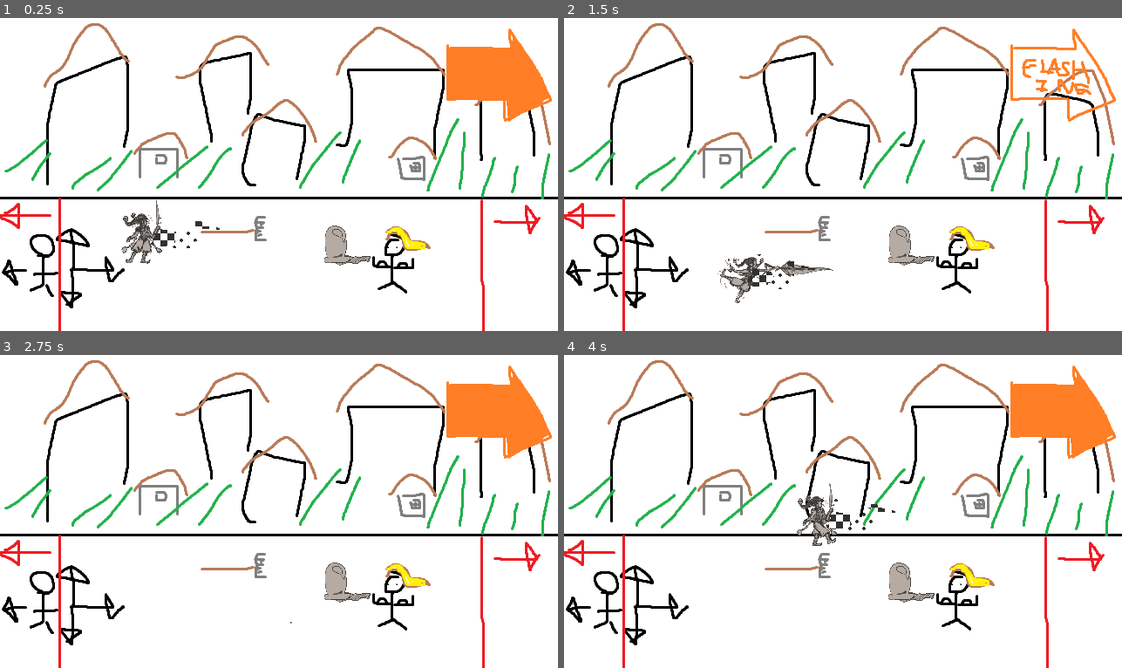
Above: before the commit, frames 1-4 (two rows, left to right).
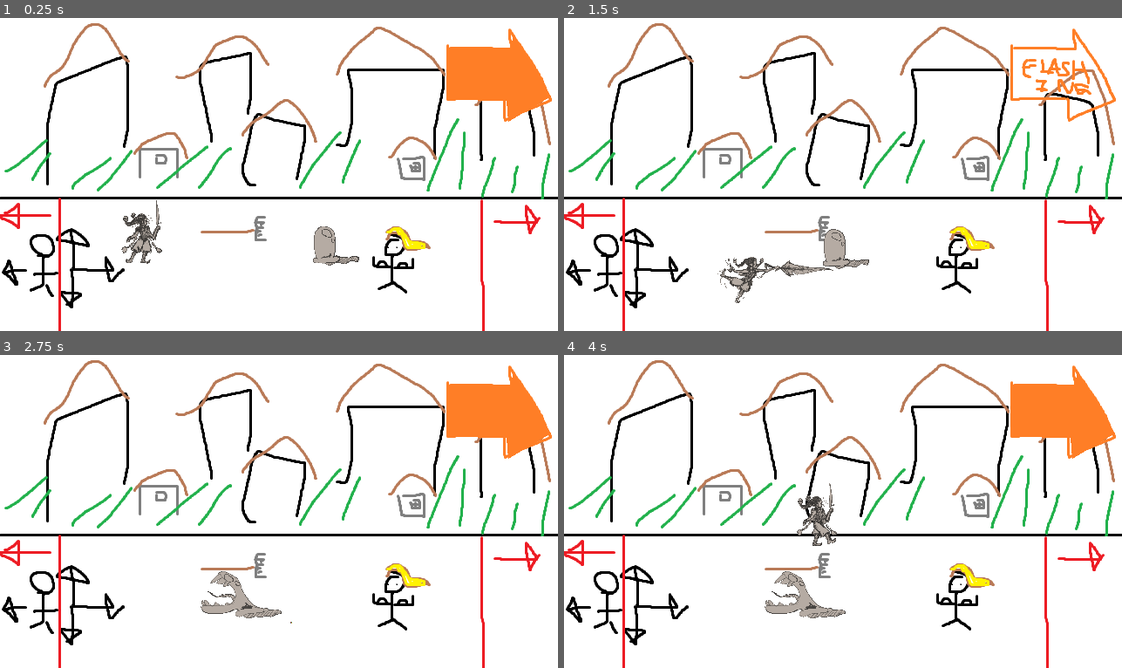
Above: after the commit, the same moments.

Repository: danielday-dev/UOP-GGJ-2024
Game: Godot game, scene res://Scenes/Stage1.tscn
The game is run twice, just before and just after one commit, with the same random seed, the same clock (stepped at 60 frames per second) and the same inputs.
Inputs:
- Up to frame 1 (0.25 s): no input
- Up to frame 2 (1.5 s): hold D (move_right) 0.53-1.28 s; hold K (beans) 0.53-1.28 s; hold S (move_down) from 1.28 s (still down); tap U (attack1) at 1.35 s
- Up to frame 3 (2.75 s): tap K (beans) at 1.55, 2.3 s; release S (move_down) at 2.03 s; hold D (move_right) from 2.03 s (still down); hold I (attack2) from 2.03 s (still down)
- Up to frame 4 (4 s): release D (move_right) at 2.78 s; release I (attack2) at 2.78 s; hold W (move_up) 2.78-3.53 s; tap K (beans) at 2.85, 3.8 s; hold A (move_left) from 3.53 s (still down); hold J (dodge) from 3.53 s (still down)

The runs differ from the first frame. In frame 1, 0.7% of the frame differs, in the area x 25-67%, y 63-80%; in frame 2, 1.2%; in frame 3, 1.3%; in frame 4, 1.5%, in the area x 35-67%, y 45-85%.
Error before the commit: Invalid access to property or key 'position' on a base object of type 'null instance'. (res://Source/Enemy.gd:29)

Commit message:
final commit for day 2 hehe

Diff:
--- a/Prefabs/Enemy.tscn
+++ b/Prefabs/Enemy.tscn
@@ -1,18 +1,7 @@
-[gd_scene load_steps=8 format=3 uid="uid://ymj72rk301d8"]
+[gd_scene load_steps=6 format=3 uid="uid://ymj72rk301d8"]
 
 [ext_resource type="Script" path="res://Source/Enemy.gd" id="1_clj3o"]
 [ext_resource type="Texture2D" uid="uid://bt6u3q54udja6" path="res://Resources/DefaultTexture.png" id="1_oyk4n"]
-[ext_resource type="Script" path="res://Resources/AttackInfo.gd" id="2_bf8y4"]
-
-[sub_resource type="Resource" id="Resource_m1hbh"]
-script = ExtResource("2_bf8y4")
-range = 0.0
-speedMulitplier = 0.0
-animation = &""
-priority = 0.0
-damage = 0.0
-hurtboxName = &""
-nextState = 0
 
 [sub_resource type="SpriteFrames" id="SpriteFrames_peagi"]
 animations = [{
@@ -41,10 +30,9 @@
 size = Vector2(20, 36)
 
 [node name="Enemy" type="CharacterBody2D"]
+collision_layer = 0
+collision_mask = 0
 script = ExtResource("1_clj3o")
-SPEED = null
-momentumDampening = null
-Attacks = Array[ExtResource("2_bf8y4")]([SubResource("Resource_m1hbh")])
 
 [node name="Sprite" type="AnimatedSprite2D" parent="."]
 texture_filter = 1
@@ -55,6 +43,8 @@
 shape = SubResource("CapsuleShape2D_2ac44")
 
 [node name="EnemyHitbox" type="Area2D" parent="."]
+collision_layer = 256
+collision_mask = 256
 
 [node name="HitboxCollider" type="CollisionShape2D" parent="EnemyHitbox"]
 position = Vector2(0, 1)
--- a/Prefabs/Player.tscn
+++ b/Prefabs/Player.tscn
@@ -1,8 +1,7 @@
-[gd_scene load_steps=13 format=3 uid="uid://w0vu14krjed8"]
+[gd_scene load_steps=12 format=3 uid="uid://w0vu14krjed8"]
 
 [ext_resource type="Script" path="res://Source/Player.gd" id="1_5tybj"]
 [ext_resource type="Texture2D" uid="uid://dcbfl12e1436o" path="res://Resources/Player/Player_Temp.png" id="2_e2lat"]
-[ext_resource type="Material" uid="uid://cwsdio01qvcmn" path="res://Resources/Player/Player_Shader.tres" id="2_se5sf"]
 [ext_resource type="Texture2D" uid="uid://bt6u3q54udja6" path="res://Resources/DefaultTexture.png" id="4_74ljy"]
 [ext_resource type="Texture2D" uid="uid://cotk2ke81lhb" path="res://Resources/Player/Player_Temp_Light.png" id="5_qvxf6"]
 [ext_resource type="Texture2D" uid="uid://w1inxvy85ax" path="res://Resources/Player/Player_Temp_Idle.png" id="6_s8qij"]
@@ -65,15 +64,16 @@
 size = Vector2(59, 33)
 
 [node name="Player" type="CharacterBody2D"]
+collision_layer = 8388608
+collision_mask = 8388609
 script = ExtResource("1_5tybj")
 
 [node name="Sprite" type="AnimatedSprite2D" parent="."]
 texture_filter = 1
-material = ExtResource("2_se5sf")
 position = Vector2(47, -34)
 scale = Vector2(0.203324, 0.203324)
 sprite_frames = SubResource("SpriteFrames_l2o41")
-animation = &"beans"
+animation = &"moving"
 
 [node name="Collider_Body" type="CollisionShape2D" parent="."]
 shape = SubResource("CapsuleShape2D_65r7v")
--- a/Prefabs/Slime.tscn
+++ b/Prefabs/Slime.tscn
@@ -1,9 +1,20 @@
-[gd_scene load_steps=9 format=3 uid="uid://c061nideiavcb"]
+[gd_scene load_steps=11 format=3 uid="uid://ookmlec53d3y"]
 
 [ext_resource type="Script" path="res://Source/Enemy.gd" id="1_wqrsb"]
+[ext_resource type="Script" path="res://Resources/AttackInfo.gd" id="2_vai6y"]
 [ext_resource type="Texture2D" uid="uid://lpsuac0lcc51" path="res://Resources/Slime/Slime_Idle.png" id="3_be4le"]
 [ext_resource type="Texture2D" uid="uid://7lbsruaor7j3" path="res://Resources/Slime/Slime_Yum1.png" id="3_or8od"]
 [ext_resource type="Texture2D" uid="uid://dbx05upx2h3l5" path="res://Resources/Slime/Slime_Yum2.png" id="4_jm00p"]
+
+[sub_resource type="Resource" id="Resource_w87vo"]
+script = ExtResource("2_vai6y")
+range = 100.0
+speedMulitplier = 0.2
+animation = &"yom"
+priority = 0.0
+damage = 1.0
+hurtboxName = NodePath("Yom")
+nextState = 0
 
 [sub_resource type="SpriteFrames" id="SpriteFrames_76u1f"]
 animations = [{
@@ -24,10 +35,7 @@
 "speed": 5.0
 }, {
 "frames": [{
-"duration": 1.0,
-"texture": ExtResource("3_or8od")
-}, {
-"duration": 1.0,
+"duration": 2.0,
 "texture": ExtResource("3_or8od")
 }, {
 "duration": 1.0,
@@ -50,6 +58,7 @@
 
 [node name="Slime" type="CharacterBody2D"]
 script = ExtResource("1_wqrsb")
+Attacks = Array[ExtResource("2_vai6y")]([SubResource("Resource_w87vo")])
 
 [node name="Sprite" type="AnimatedSprite2D" parent="."]
 texture_filter = 1
--- a/Scenes/Stage1.tscn
+++ b/Scenes/Stage1.tscn
@@ -15,8 +15,11 @@
 [sub_resource type="RectangleShape2D" id="RectangleShape2D_81e8r"]
 size = Vector2(68, 150)
 
-[node name="Stage1" type="Node2D"]
+[node name="Main" type="Node2D"]
 script = ExtResource("1_rrbid")
+
+[node name="Player" parent="." instance=ExtResource("1_qlw6n")]
+position = Vector2(-162, 102)
 
 [node name="Environment" type="StaticBody2D" parent="."]
 
@@ -46,6 +49,8 @@
 
 [node name="RightBorder" type="Area2D" parent="Camera"]
 position = Vector2(-572, 209)
+collision_layer = 8388608
+collision_mask = 8388608
 
 [node name="CollisionShape2D" type="CollisionShape2D" parent="Camera/RightBorder"]
 position = Vector2(858, -104)
@@ -58,6 +63,8 @@
 
 [node name="LeftBorder" type="Area2D" parent="Camera"]
 position = Vector2(-286, 104.5)
+collision_layer = 8388608
+collision_mask = 8388608
 
 [node name="CollisionShape2D" type="CollisionShape2D" parent="Camera/LeftBorder"]
 position = Vector2(1, 0.5)
@@ -68,15 +75,13 @@
 rotation = 1.5708
 shape = SubResource("WorldBoundaryShape2D_1p385")
 
-[node name="Player" parent="." instance=ExtResource("1_qlw6n")]
-position = Vector2(-162, 102)
-
 [node name="mobs" type="Node2D" parent="."]
 
 [node name="mobSpawnTimer" type="Timer" parent="mobs"]
 
 [node name="Slime" parent="mobs" instance=ExtResource("5_6vdjg")]
 position = Vector2(65, 97)
+collision_layer = 0
 
 [connection signal="timeout" from="Camera/GIANTORANGEARROW/ArrowTimer" to="Camera" method="_on_arrow_timer_timeout"]
 [connection signal="body_entered" from="Camera/RightBorder" to="Camera" method="_on_right_border_body_entered"]
--- a/Source/Enemy.gd
+++ b/Source/Enemy.gd
@@ -1,12 +1,12 @@
 extends CharacterBody2D
-
 
 # Get the gravity from the project settings to be synced with RigidBody nodes.
 #var gravity = ProjectSettings.get_setting("physics/2d/default_gravity")
 
-@export var SPEED:float = 300
+@export var SPEED:float = 50
 @export var momentumDampening:float = 40
 @export var Attacks : Array[AttackInfo]
+var minimumDistanceFromPlayer = 80
 
 enum EnemyState{
 	Grounded,
@@ -22,16 +22,21 @@
 var player : CharacterBody2D
 
 func _ready():
-	player = get_node("/root/Player")
-	#player = get_tree().root.find_child("Player")
+	player = $/root/Main/Player
 
 func _physics_process(delta):
-	var distanceFromPlayer = position.distance_to(player.position)
-	var movement : Vector2 = position.direction_to(player.position)
+	var movement : Vector2
+
+	var distanceFromPlayer = position.distance_to(player.get_position())
+
+	if minimumDistanceFromPlayer <= distanceFromPlayer:
+		movement = position.direction_to(player.position)
+	else:
+		movement = Vector2.ZERO
 	var moveMultiplier = 0
 
 	# enemy attacks player when in range of attack
-	var jump :bool = true #########
+	var jump :bool = false #########
 	match enemyState:
 		EnemyState.Grounded:
 			moveMultiplier = 1
--- a/project.godot
+++ b/project.godot
@@ -67,6 +67,10 @@
 "events": []
 }
 
+[layer_names]
+
+2d_physics/layer_24="camera"
+
 [rendering]
 
 renderer/rendering_method="gl_compatibility"
Not shown: 1 places in Scenes/Stage1.tscn that only renumber resources
